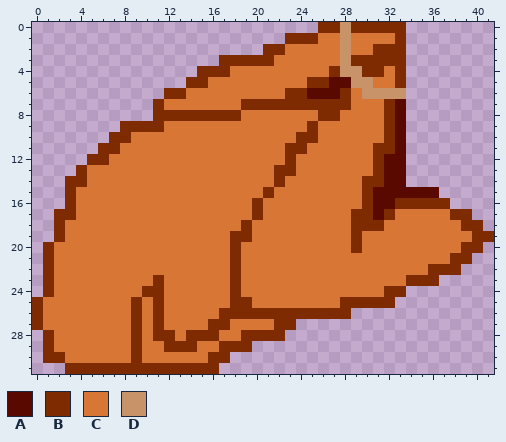
File history of a pixel-art sprite, core/assets/turkey.png. Above is the file before it was changed.
The file is 42x32 pixels.
Palette (. is transparent): A #590900  B #7f2b01  C #d87635  D #c89369
Now the later version:
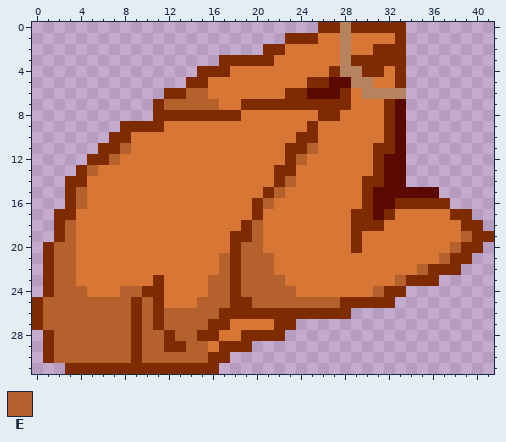
Colours new in this view: E #b5612d
What changed:
colour D: #c89369 -> #b5845f
y 6: x 14..15 CC -> EE
y 7: x 12..16 CCCCC -> EEEEE
y 11: x 8 C -> E; x 25 C -> E
y 12: x 7 C -> E; x 24 C -> E
y 13: x 5 C -> E
y 14: x 23 C -> E
y 15: x 4 C -> E; x 22 C -> E
y 16: x 4 C -> E; x 21 C -> E
y 18: x 3 C -> E; x 20 C -> E
y 19: x 3 C -> E; x 20 C -> E; x 39 C -> E
y 20: x 2..3 CC -> EE; x 19..20 CC -> EE; x 38 C -> E
y 21: x 2..3 CC -> EE; x 17 C -> E; x 19..21 CCC -> EEE; x 37 C -> E
y 22: x 2..3 CC -> EE; x 17 C -> E; x 19..21 CCC -> EEE; x 35 C -> E
y 23: x 2..3 CC -> EE; x 16..17 CC -> EE; x 19..22 CCCC -> EEEE; x 33 C -> E
y 24: x 2..4 CCC -> EEE; x 8..9 CC -> EE; x 16..17 CC -> EE; x 19..23 CCCCC -> EEEEE; x 31 C -> E
y 25: x 1..8 CCCCCCCC -> EEEEEEEE; x 10 C -> E; x 15..17 CCC -> EEE; x 20..27 CCCCCCCC -> EEEEEEEE
y 26: x 1..8 CCCCCCCC -> EEEEEEEE; x 10 C -> E; x 12..16 CCCCC -> EEEEE
y 27: x 1..8 CCCCCCCC -> EEEEEEEE; x 10 C -> E; x 12..15 CCCC -> EEEE
y 28: x 2..8 CCCCCCC -> EEEEEEE; x 10..11 CB -> EE; x 13..14 CB -> EE
y 29: x 2..8 CCCCCCC -> EEEEEEE; x 10..11 CC -> EE; x 14..15 BC -> EE
y 30: x 2..8 BCCCCCC -> EEEEEEE; x 10..15 CCCCCC -> EEEEEE
